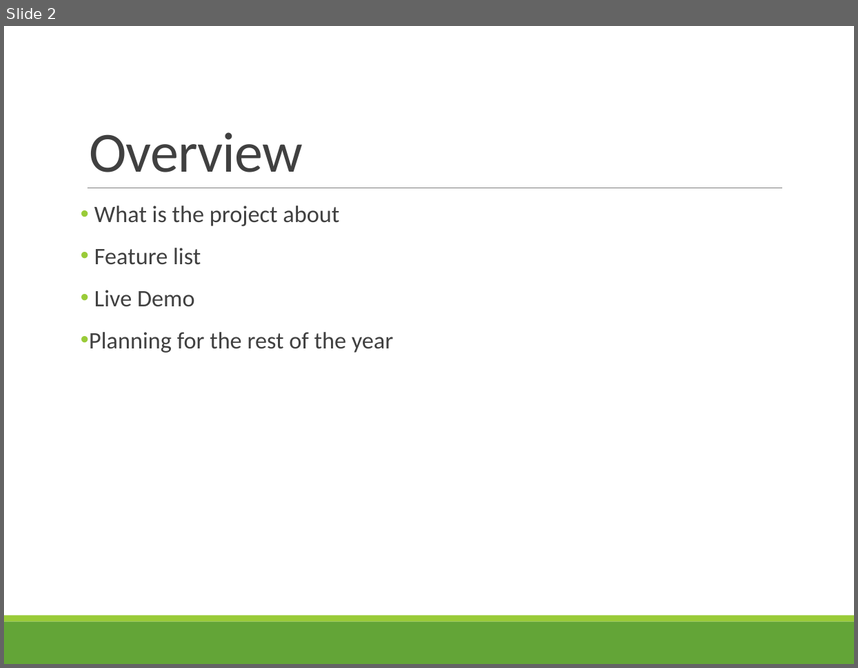
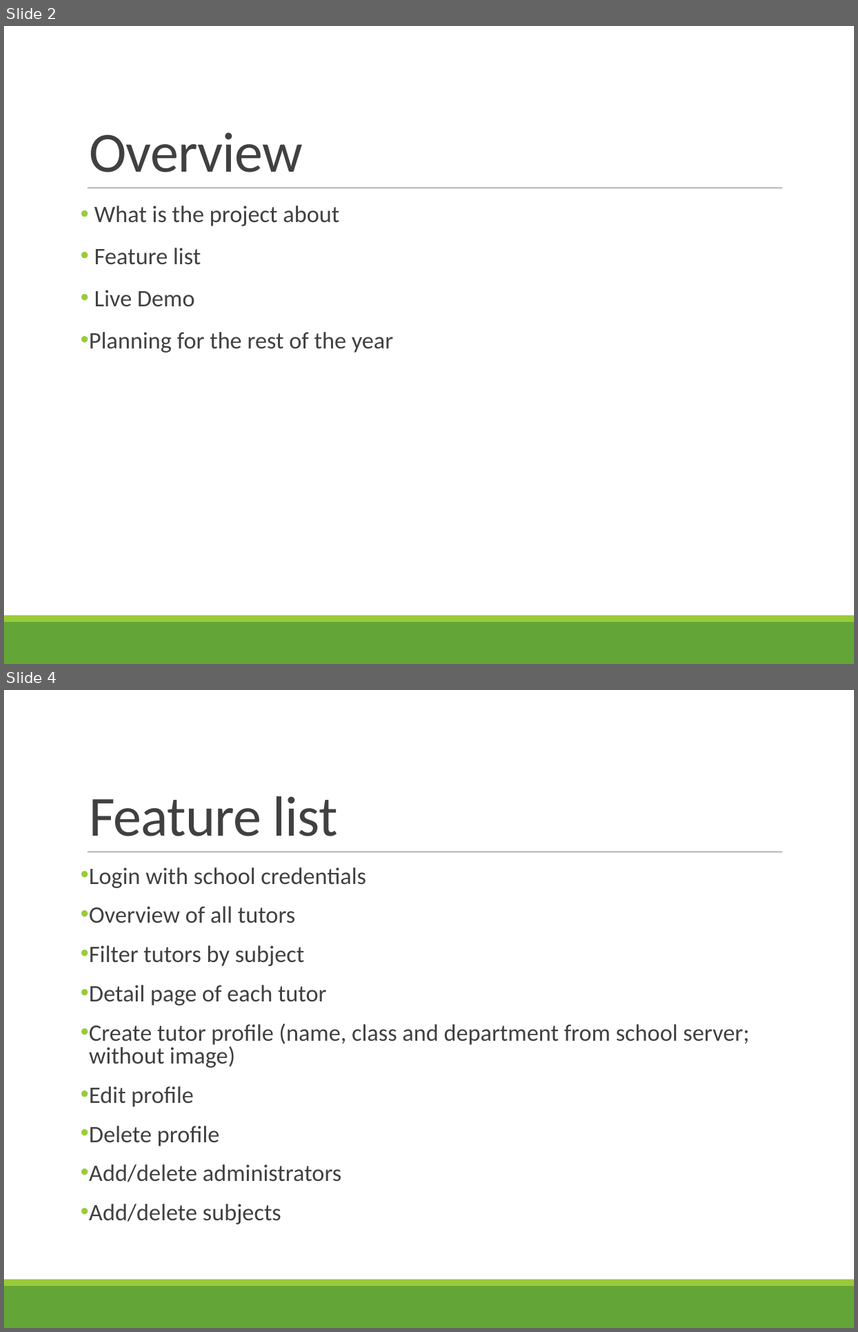
Before and after one commit to Eva0410/Nachhilfeboerse, a slide deck: 05_ReleaseDocs/Initial Release_3_10_2017/Presentation.pptx. Shown one above the other, each under a label of ours: slide 2 before the commit, slides 2 and 4 after it; the slides between them are not shown. The pictures are 858x668 and 858x1332 pixels, drawn with LibreOffice and Linux fonts; fonts in the diff are those of the drawing. Boxes give left, top, right and bottom in pixels: in the first picture for what was removed or moved away, otherwise in the second. Text is boxed around its words. In the diff, an @@ line names an element or a change of style, - is before the commit and + after.

```diff
--- a/05_ReleaseDocs/Initial Release_3_10_2017/Presentation.pptx
+++ b/05_ReleaseDocs/Initial Release_3_10_2017/Presentation.pptx
@@ slide 4 added at (4,690,854,1328), background #FFFFFF; not listed: 3 template elements that a slide beside it also shows @@
@@ title added at (89,796,338,836), 48 pt, text #404040 @@
+Feature list
@@ text added at (89,867,749,1224), 20 pt, text #404040 @@
+• Login with school credentials
+• Overview of all tutors
+• Filter tutors by subject
+• Detail page of each tutor
+• Create tutor profile (name, class and department from school server; without image)
+• Edit profile
+• Delete profile
+• Add/delete administrators
+• Add/delete subjects
```
Also in this commit, not shown: 1 slide changed, 3 other slides added, 3 other files.
